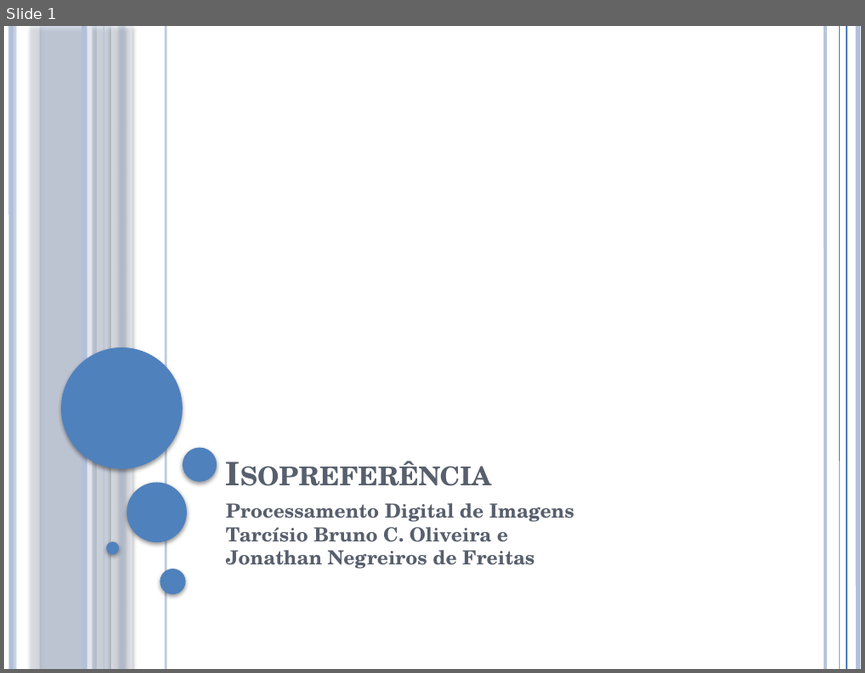
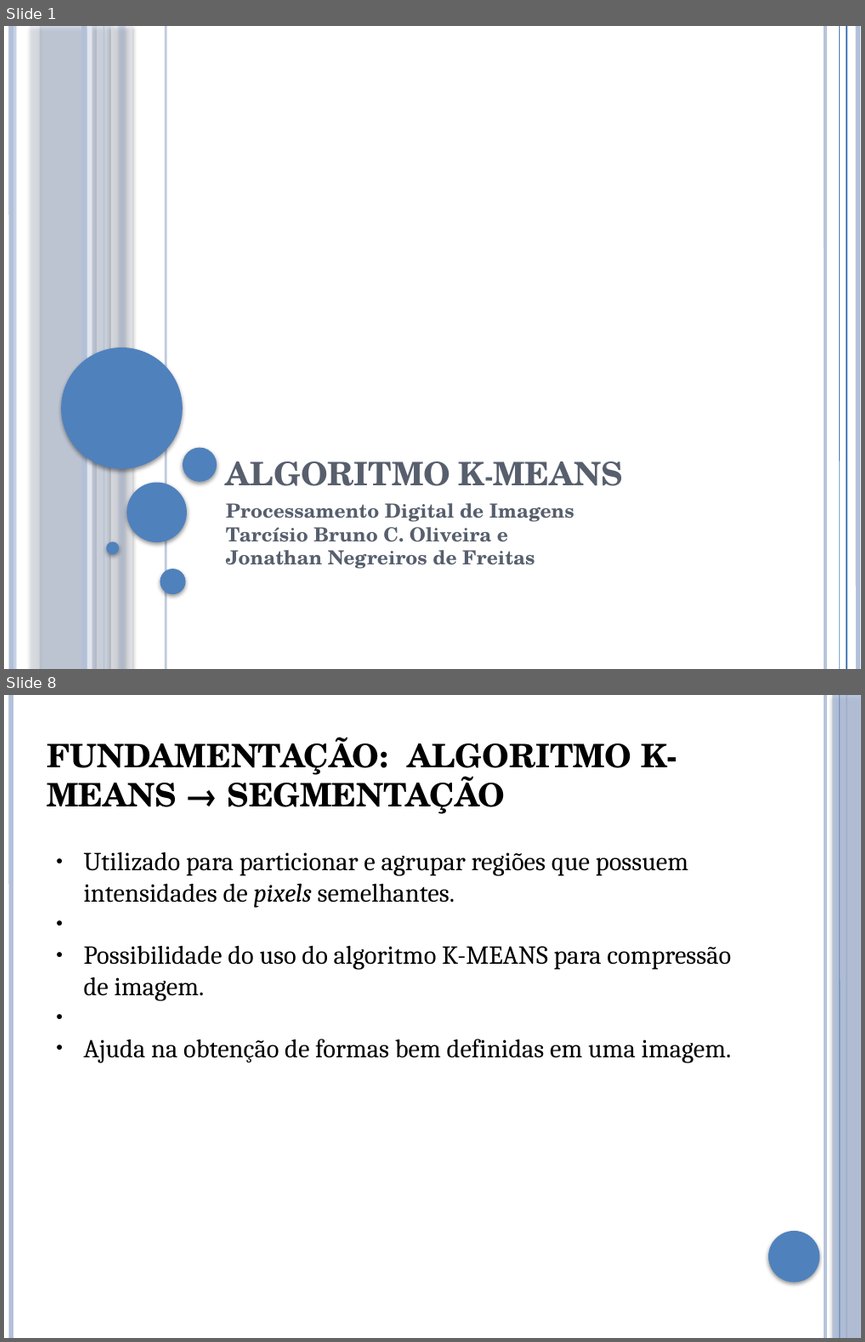
Before and after one commit to brunoliveira8/pdi, a slide deck: trabalho 4/apresentacao.pptx. Shown one above the other, each under a label of ours: slide 1 before the commit, slides 1 and 8 after it; the slides between them are not shown. The pictures are 865x673 and 865x1342 pixels, drawn with LibreOffice and Linux fonts; fonts in the diff are those of the drawing. Boxes give left, top, right and bottom in pixels: in the first picture for what was removed or moved away, otherwise in the second. Text is boxed around its words. In the diff, an @@ line names an element or a change of style, - is before the commit and + after.

```diff
--- a/trabalho 4/apresentacao.pptx
+++ b/trabalho 4/apresentacao.pptx
@@ slide 8 added at (4, 695, 861, 1338), background #FFFFFF; not listed: 3 template elements that a slide beside it also shows @@
@@ line added from (825, 695) to (826, 1338), #B3C1DB 3 pt @@
@@ rectangle added at (833, 695, 861, 1338), fill #B3C1DB at 87% opacity @@
@@ text added at (46, 737, 678, 814), 30 pt, text #000000, bold @@
+FUNDAMENTAÇÃO: ALGORITMO K-MEANS → SEGMENTAÇÃO
@@ text added at (84, 852, 732, 1063), 24 pt, text #000000 @@
+● Utilizado para particionar e agrupar regiões que possuem intensidades de pixels semelhantes.
+● Possibilidade do uso do algoritmo K-MEANS para compressão de imagem.
+● Ajuda na obtenção de formas bem definidas em uma imagem.
@@ ellipse added at (768, 1231, 820, 1282), fill #4F81BD @@
@@ slide 1 changed as well @@
@@ text at (226, 461, 623, 486): text changed @@
-Isopreferência
+ALGORITMO K-MEANS
```
Also in this commit, not shown: 10 other slides added, 1 slide removed.
